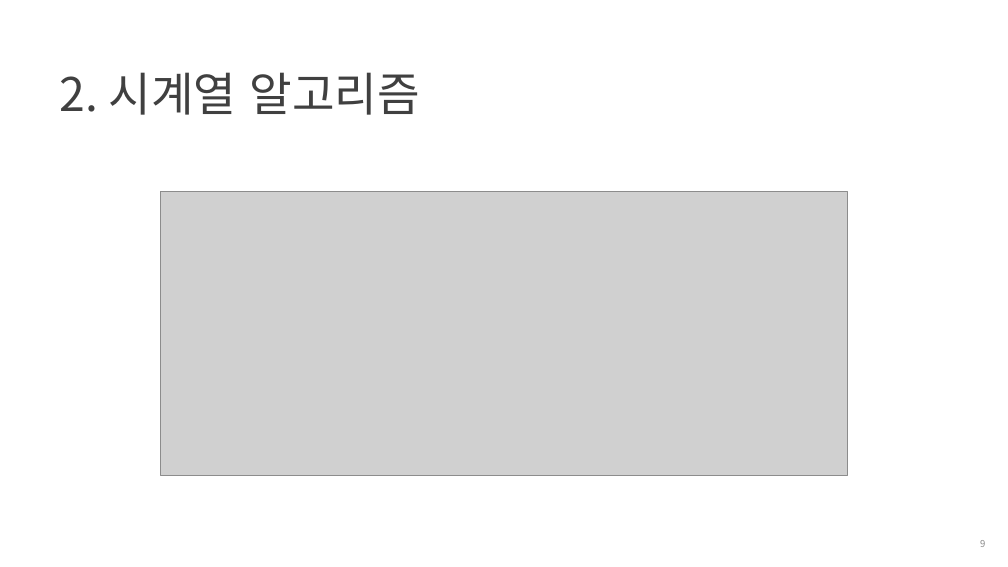
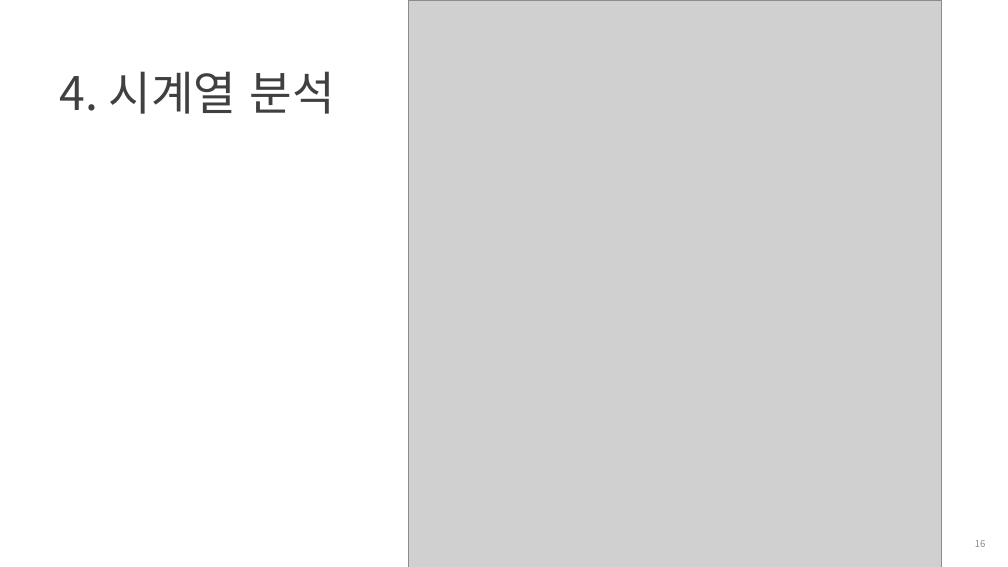
Before and after one commit to cheonbi/TimeSeriesAnalysis, a slide deck: slide 16 of [FastCampus] 6주차_강의자료_김경원박사.pptx (slide 9 before the commit). Drawn at 1008x567 pixels with LibreOffice and Linux fonts; fonts in the diff are those of the drawing; grey boxes stand for pictures; background and template pictures are left out. Boxes give left, top, right and bottom in pixels: in the first picture for what was removed or moved away, otherwise in the second. Text is boxed around its words. In the diff, an @@ line names an element or a change of style, - is before the commit and + after.

```diff
--- a/[FastCampus] 6주차_강의자료_김경원박사.pptx
+++ b/[FastCampus] 6주차_강의자료_김경원박사.pptx
@@ picture: place and size @@
-picture at [161, 192, 847, 475]
+picture at [409, 0, 941, 567]
@@ title at [60, 71, 334, 114]: text changed @@
-2. 시계열 알고리즘
+4. 시계열 분석
@@ page number at [975, 540, 986, 547]: text changed @@
-9
+16
```
Also in this commit, not shown: 7 other slides changed, 30 slides added, 1 slide removed, 18 other files.
